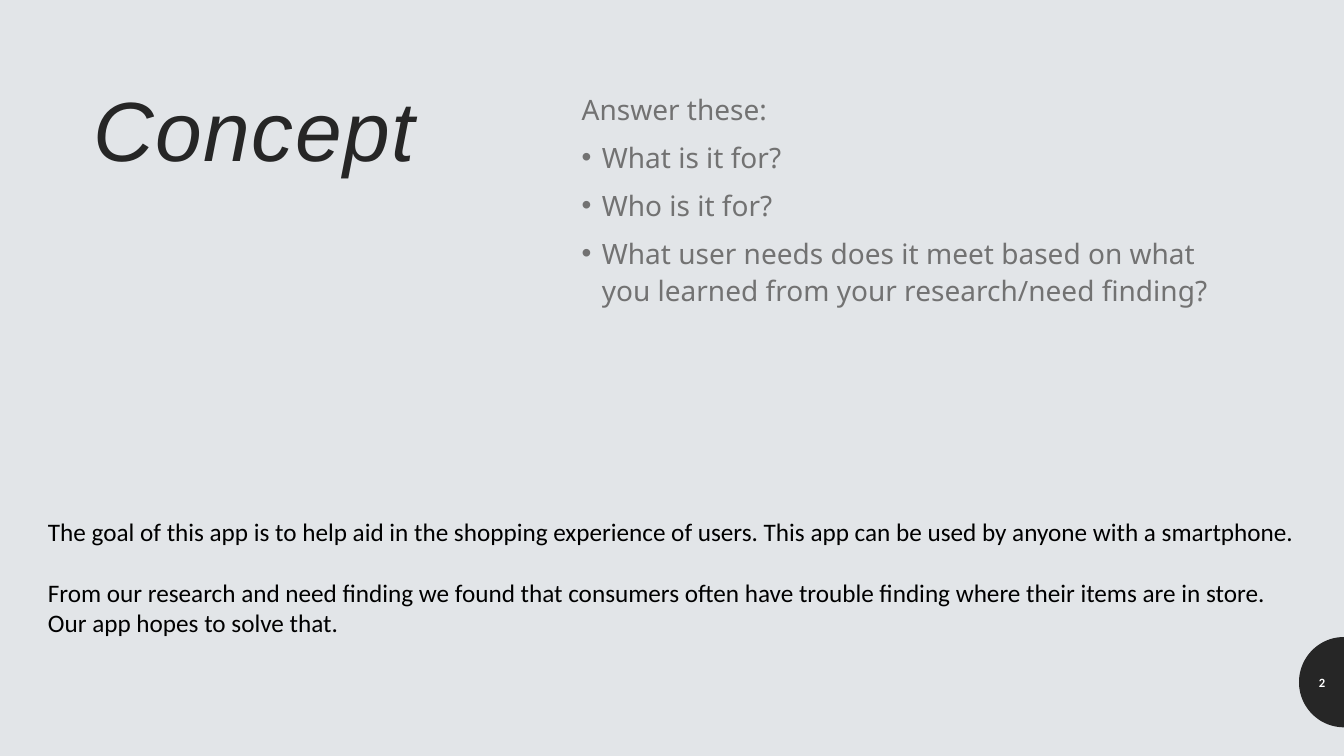
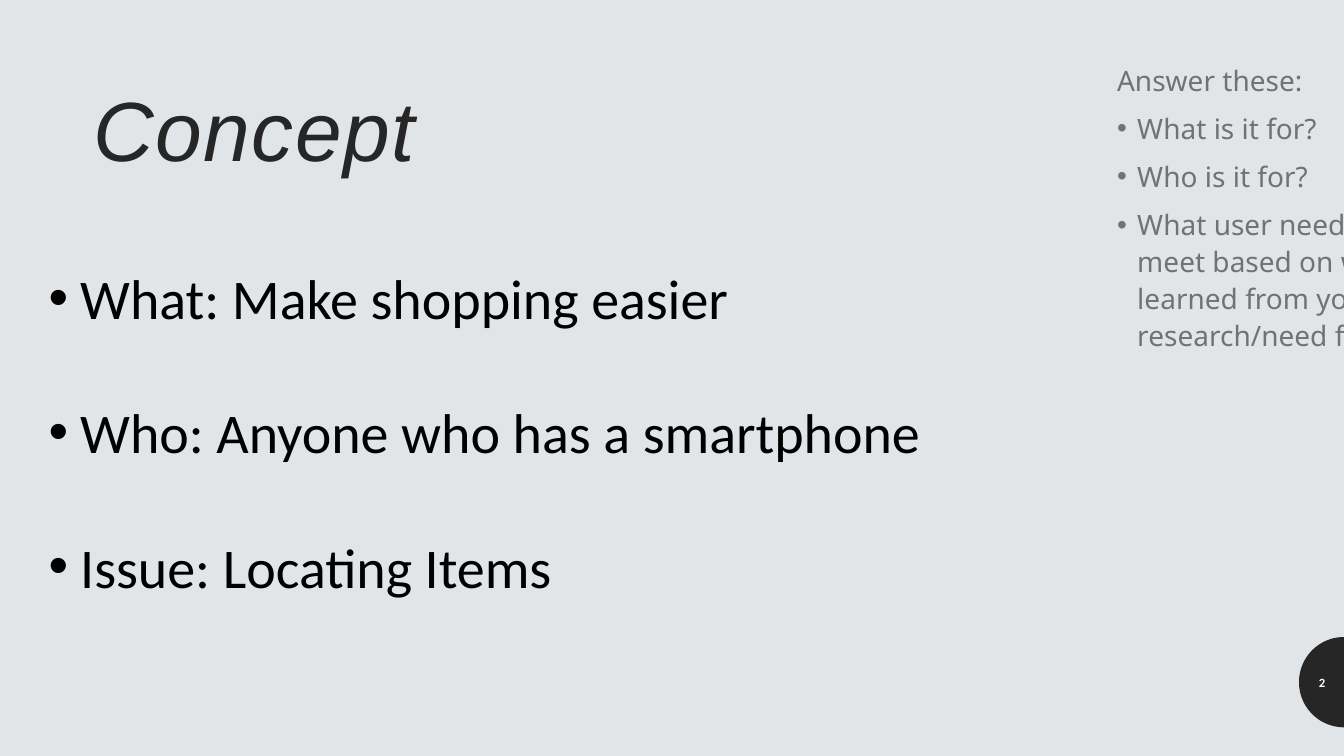
Before and after one commit to patrick-may/MapMyShopping-FlutterApp, a slide deck: slide 2 of presentables/MapMyShopping Presentation.pptx. Drawn at 1344x756 pixels with LibreOffice and Linux fonts; fonts in the diff are those of the drawing. Boxes give left, top, right and bottom in pixels: in the first picture for what was removed or moved away, otherwise in the second. Text is boxed around its words. In the diff, an @@ line names an element or a change of style, - is before the commit and + after.

Commit message:
Starter Presentation Text

```diff
--- a/presentables/MapMyShopping Presentation.pptx
+++ b/presentables/MapMyShopping Presentation.pptx
@@ text "Answer these:" rewrapped from (582,99,1207,308) to (1117,70,1333,346) @@
@@ text added at (80,280,920,598), 40 pt, text #000000 @@
+• What: Make shopping easier
+• Who: Anyone who has a smartphone
+• Issue: Locating Items
@@ text removed at (48,523,1293,636) @@
-The goal of this app is to help aid in the shopping experience of users. This app can be used by anyone with a smartphone.
-From our research and need finding we found that consumers often have trouble finding where their items are in store. Our app hopes to solve that.
```
Also in this commit, not shown: 2 other slides changed.
